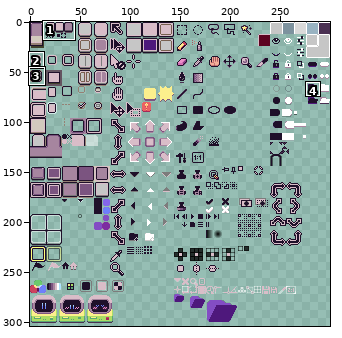
Two states of a sprite sheet, sheet.png. The first picture is a wide view before the edit; the outline marks the close-up.
Close-up. Before the edit:
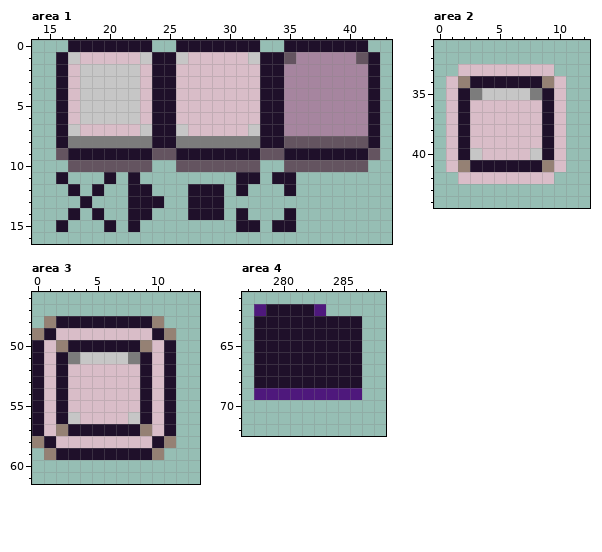
The file is 300x304 pixels. Pixels under 10% opacity are left out. Colours within 5 levels of each other are drawn and written as one. Shown: area 1: x 14..43, y 0..16; area 2: x 0..12, y 31..44; area 3: x 0..13, y 46..61; area 4: x 277..288, y 61..72. The commit also changed other parts of the picture, which this record leaves out.
New version:
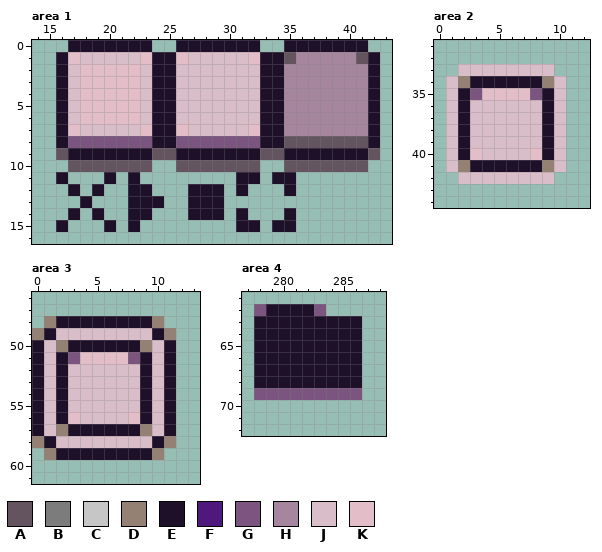
Palette (. is transparent): A #645460  B #7c7c7c  C #c6c6c6  D #958174  E #1f102a  F #4e187c  G #7b5480  H #a6859f  J #d9bdc8  K #e3bdc8
Diff:
Area 1:
The edit turns colour B into colour G in row 8 at x 17 to 23 and 26 to 32.
The edit turns colour C into colour K in row 1 at x 17, 23, 26 and 32; in rows 2 to 6 at x 18 to 22; in row 7 at x 17, 23, 26 and 32.
Area 2:
The edit turns colour B into colour G in row 35 at x 3 and 8.
The edit turns colour C into colour K in row 35 at x 4 to 7; in row 40 at x 3 and 8.
Area 3:
The edit turns colour B into colour G in row 51 at x 3 and 8.
The edit turns colour C into colour K in row 51 at x 4 to 7; in row 56 at x 3 and 8.
Area 4:
The edit turns colour F into colour G in row 62 at x 278 and 283; in row 69 at x 278 to 286.
